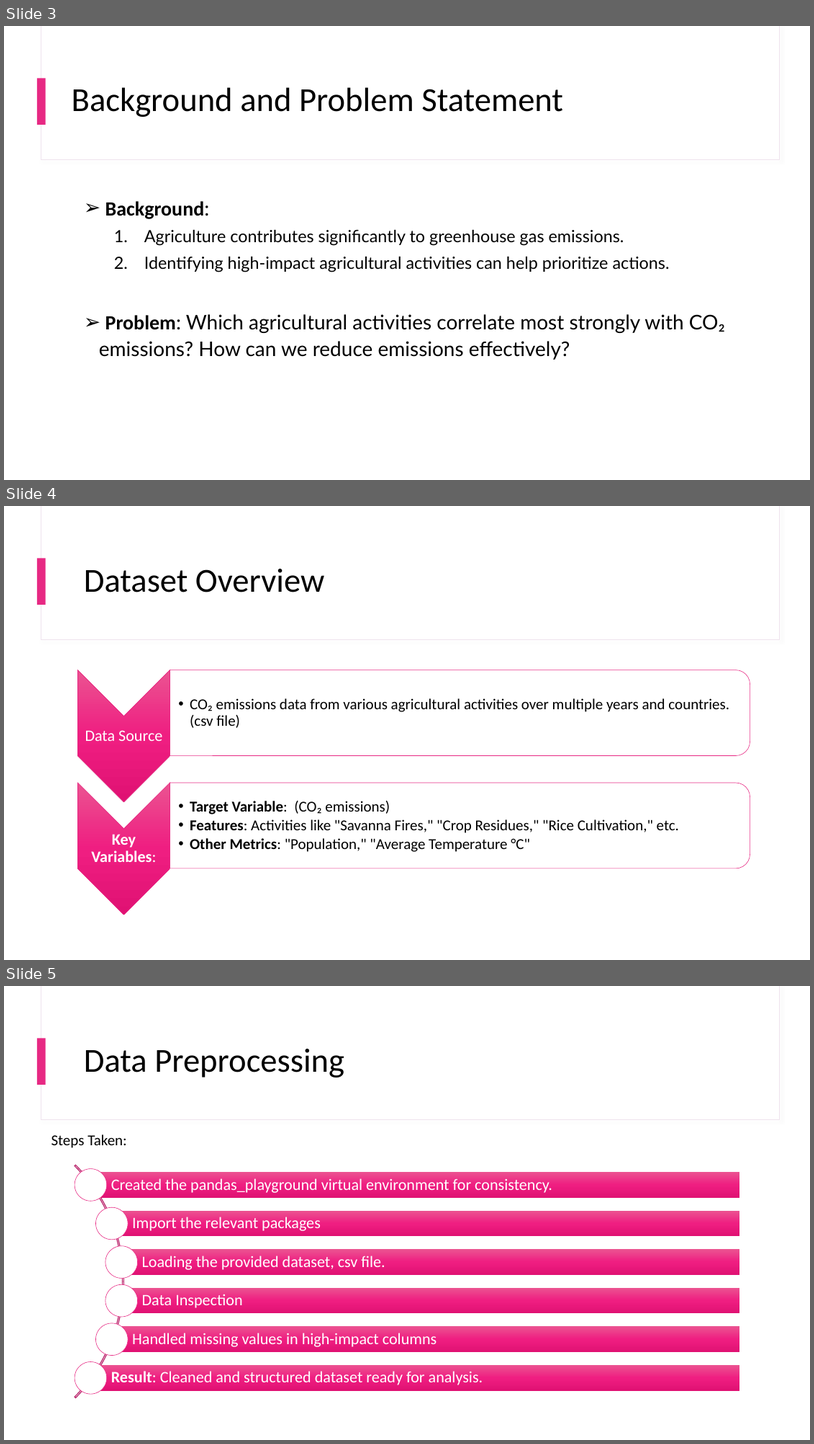
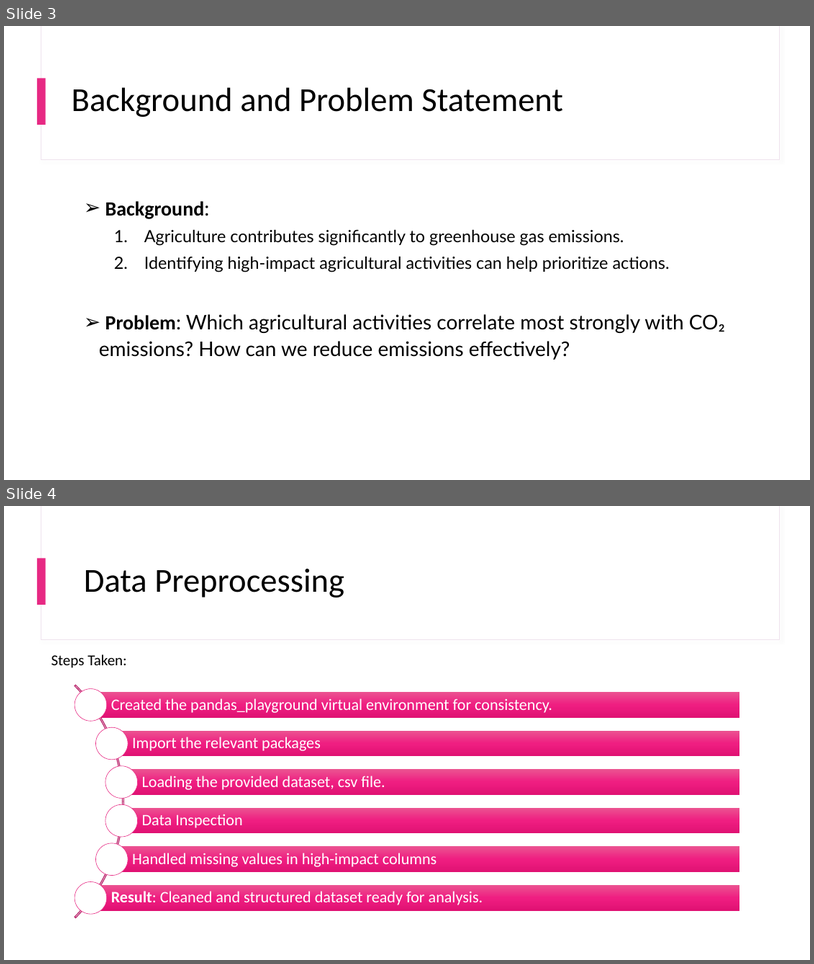
Before and after one commit to MelShongwe/2401PTDS_Regression_Project, a slide deck: Presentation Slide Deck .pptx. Shown one above the other, each under a label of ours: slides 3, 4 and 5 before the commit, slides 3 and 4 after it. The pictures are 814x1444 and 814x964 pixels, drawn with LibreOffice and Linux fonts; fonts in the diff are those of the drawing. Boxes give left, top, right and bottom in pixels: in the first picture for what was removed or moved away, otherwise in the second. Text is boxed around its words. In the diff, an @@ line names an element or a change of style, - is before the commit and + after.

```diff
--- a/Presentation Slide Deck .pptx
+++ b/Presentation Slide Deck .pptx
@@ slide 4 removed at box(4, 506, 810, 960), background #FFFFFF; not listed: 3 template elements that a slide beside it also shows @@
@@ title removed at box(84, 569, 324, 592) @@
-Dataset Overview
@@ group removed at box(78, 670, 751, 914): 4 texts, 2 chevrons, 2 round same rects @@
-Data Source
-  • CO₂ emissions data from various agricultural activities over multiple years and countries. (csv file)
-Key Variables:
-  • Target Variable: (CO₂ emissions)
-  • Features: Activities like "Savanna Fires," "Crop Residues," "Rice Cultivation," etc.
-  • Other Metrics: "Population," "Average Temperature °C"
@@ what was slide 5 is now slide 4 @@
```
Also in this commit, not shown: 1 slide changed, 6 slides added, 1 other slide removed.
